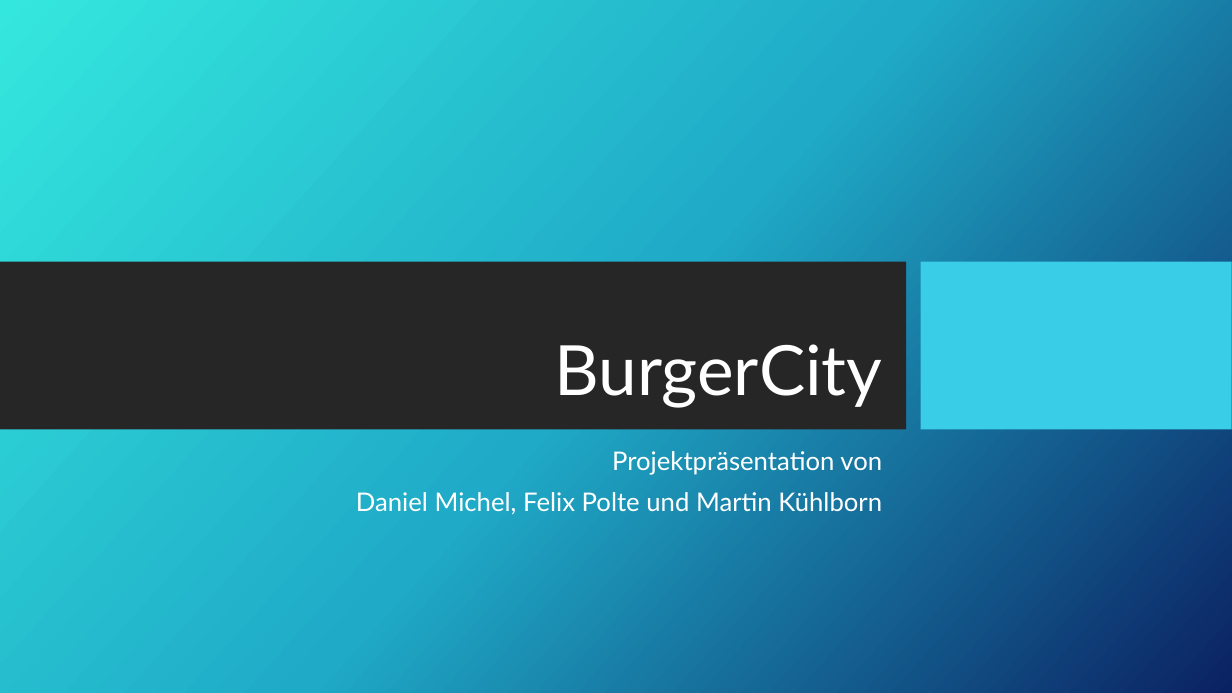
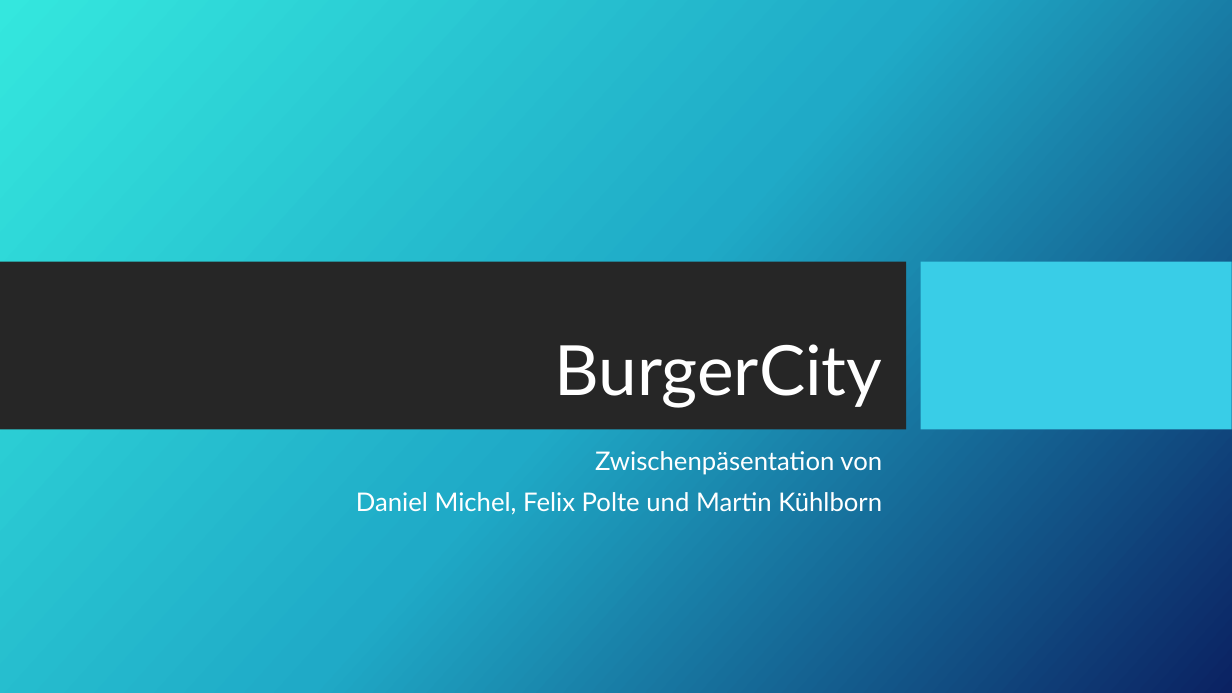
Before and after one commit to KhbrnDev/FHE-WebProjekt-BurgerCity, a slide deck: slide 1 of Docs/Präsenationen/2_BurgerCity.pptx. Drawn at 1232x693 pixels with LibreOffice and Linux fonts; fonts in the diff are those of the drawing; background and template pictures are left out. Boxes give left, top, right and bottom in pixels: in the first picture for what was removed or moved away, otherwise in the second. Text is boxed around its words. In the diff, an @@ line names an element or a change of style, - is before the commit and + after.

```diff
--- a/Docs/Präsenationen/2_BurgerCity.pptx
+++ b/Docs/Präsenationen/2_BurgerCity.pptx
@@ subtitle at box(595, 451, 882, 475): text changed @@
-Projektpräsentation von
+Zwischenpäsentation von
```
Also in this commit, not shown: 3 other slides changed.
